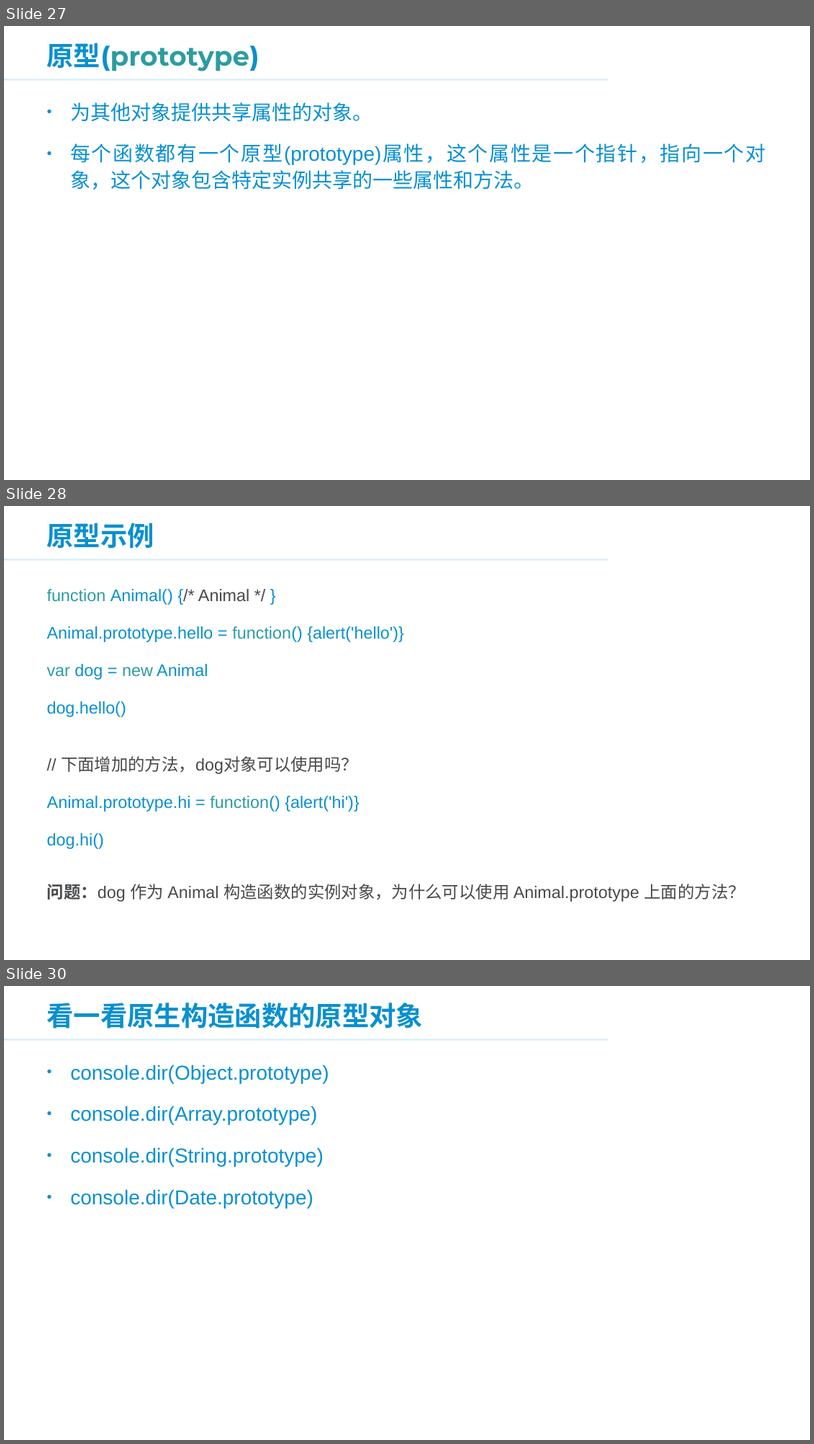
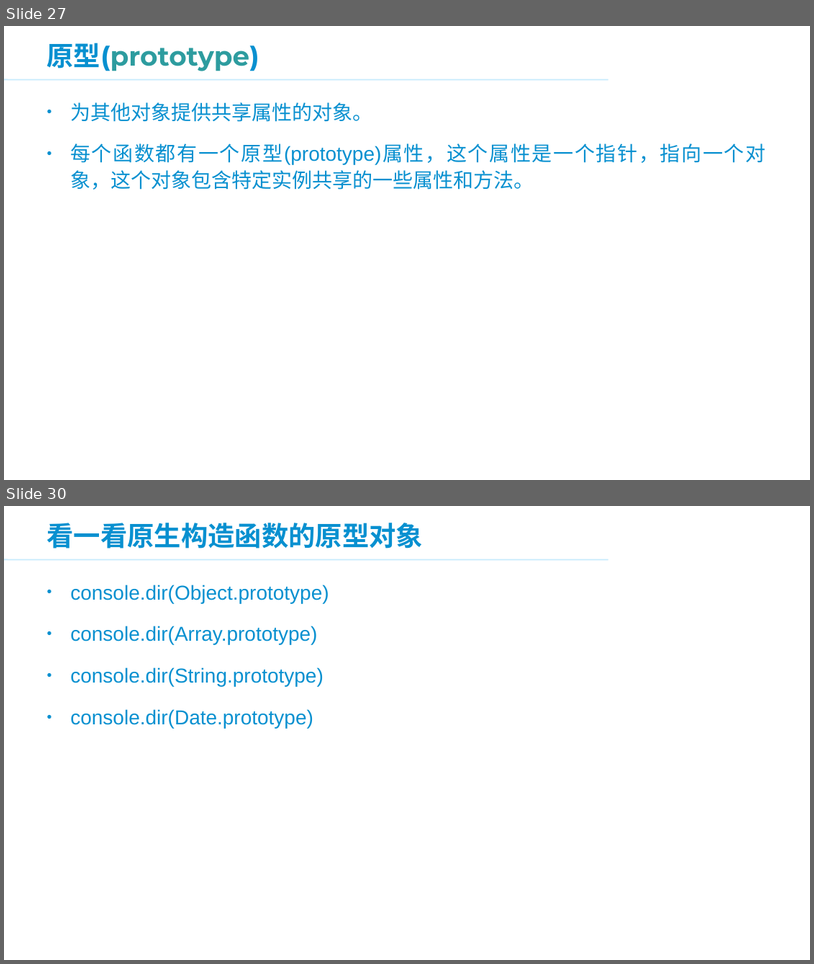
Before and after one commit to panxuepeng/javascript, a slide deck: ppt/3.JavaScript 高级部分.ppt. Shown one above the other, each under a label of ours: slides 27, 28 and 30 before the commit, slides 27 and 30 after it; the slides between them are not shown. The pictures are 814x1444 and 814x964 pixels, drawn with LibreOffice and Linux fonts; fonts in the diff are those of the drawing; background and template pictures are left out. Boxes give left, top, right and bottom in pixels: in the first picture for what was removed or moved away, otherwise in the second. Text is boxed around its words. In the diff, an @@ line names an element or a change of style, - is before the commit and + after.

Commit message:
prototype

```diff
--- a/ppt/3.JavaScript 高级部分.ppt
+++ b/ppt/3.JavaScript 高级部分.ppt
@@ slide 28 removed at <box>4,506,810,960</box>, background #FFFFFF; not listed: 2 template elements that a slide beside it also shows @@
@@ title removed at <box>47,523,154,548</box> @@
-原型示例
@@ text removed at <box>47,589,404,717</box> @@
-function Animal() {/* Animal */ }
-Animal.prototype.hello = function() {alert('hello')}
-var dog = new Animal
-dog.hello()
@@ text removed at <box>47,756,359,849</box> @@
-// 下面增加的方法，dog对象可以使用吗？
-Animal.prototype.hi = function() {alert('hi')}
-dog.hi()
@@ text removed at <box>47,883,746,901</box> @@
-问题：dog 作为 Animal 构造函数的实例对象，为什么可以使用 Animal.prototype 上面的方法？
```
Also in this commit, not shown: 8 slides changed, 2 slides added, 1 other slide removed, 5 other files.
